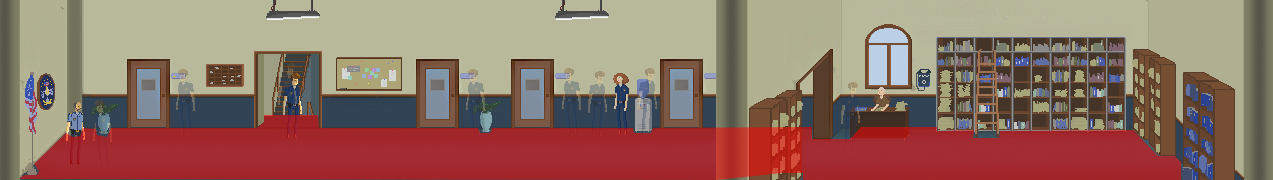
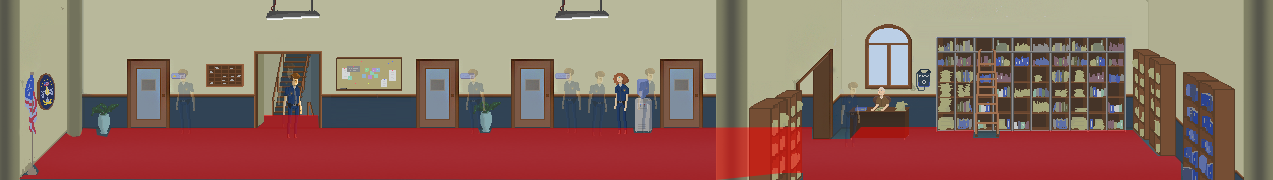
Revision of a layered 1273 × 180 image; what changed, layer by layer:
removed group "lieutenant()" (2 layers) (was 29%) over bbox(93, 100, 112, 165)
removed layer "player" (7th of 8, in "lieutenant()") from group "lieutenant()" over bbox(93, 100, 112, 165)
removed layer "Lieutenant" over bbox(66, 102, 85, 164)
